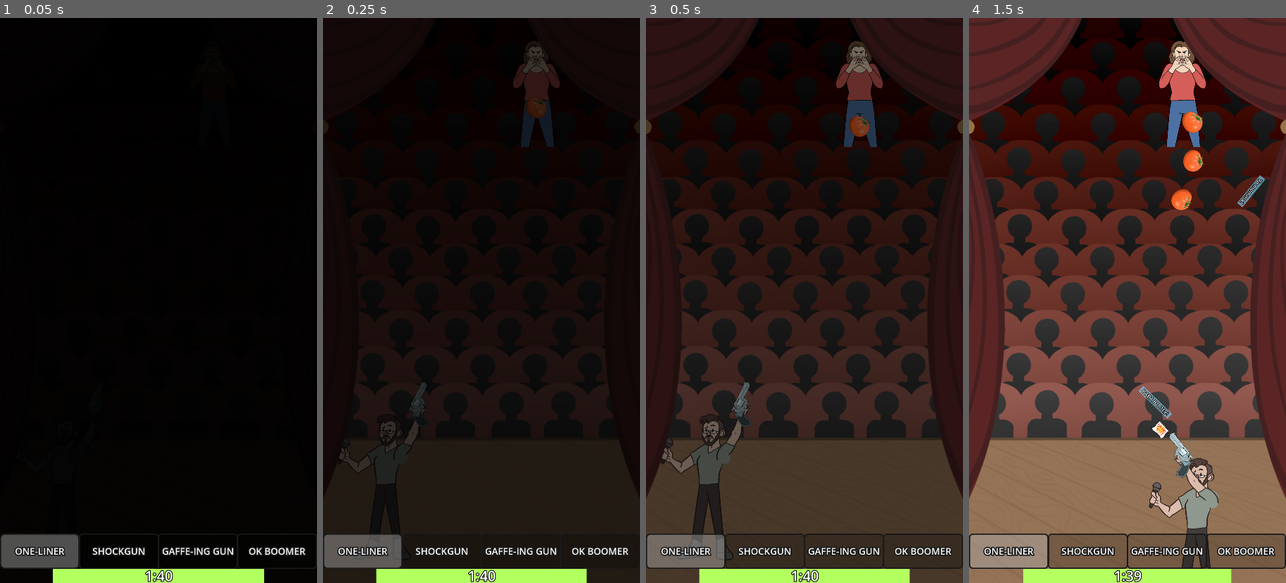
Above: before the commit, frames 1-4 (left to right).
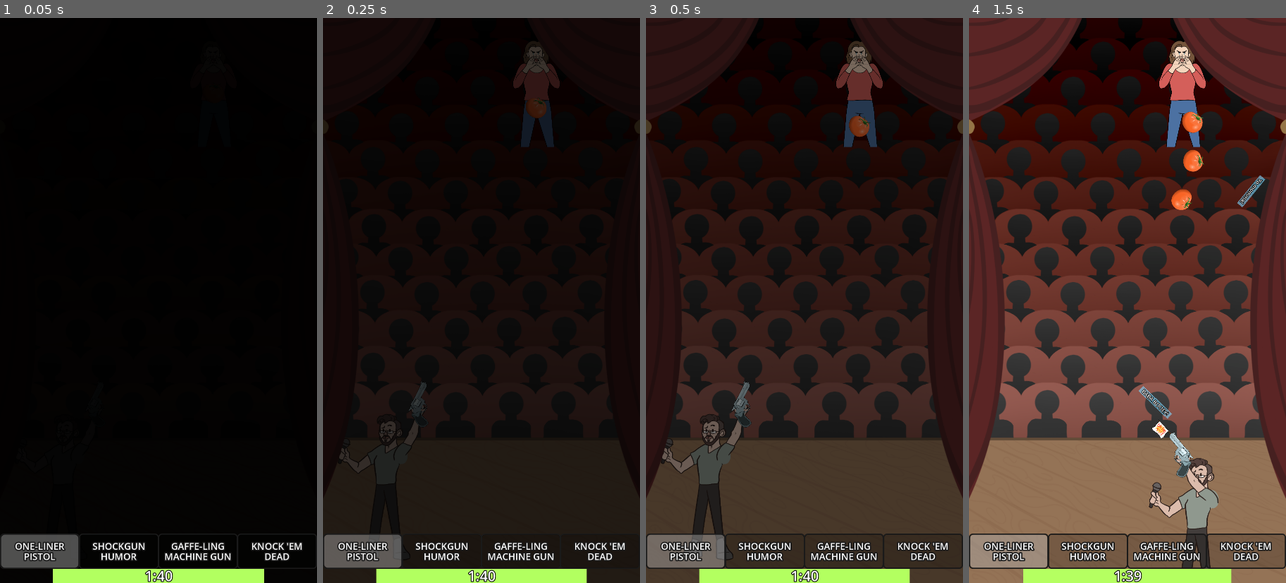
Above: after the commit, the same moments.

Repository: danmiltenberger/GlobalGameJam
Game: Godot game, scene res://LevelControl/root.tscn
Two runs of this game, one before a commit and one after it. Both use one fixed random seed, a clock stepped at 60 frames per second and the inputs below.
Inputs (mouse positions are in pixels of both pictures, inside the frame that each line leads up to):
- Up to frame 1 (0.05 s): no input
- Up to frame 2 (0.25 s): no input
- Up to frame 3 (0.5 s): no input
- Up to frame 4 (1.5 s): move the mouse to (1197, 272) at 0.52 s; press the mouse at (1197, 272) at 0.53 s; hold Right (ui_right) 0.53-1.28 s; move the mouse to (1064, 328) at 1.27 s; release the mouse at (1064, 328) at 1.28 s; hold Down (ui_down) from 1.28 s (still down); click (1064, 328) at 1.35 s

The runs differ from the first frame. In frame 1, 1.4% of the frame differs, in the area x 4-97%, y 92-97%; in frame 2, 1.3%; in frame 3, 1.6%; in frame 4, 1.9%.

Commit message:
shockgun audios

Diff:
--- a/LevelControl/level.tscn
+++ b/LevelControl/level.tscn
@@ -17,6 +17,7 @@
 colors = PackedColorArray(0.325722, 1, 0.970212, 1, 0.527353, 1, 0.342164, 1, 0.990833, 1, 0.45, 1, 1, 0.340159, 0.167886, 1, 1, 0.115274, 0.385968, 1)
 
 [sub_resource type="LabelSettings" id="LabelSettings_21hql"]
+line_spacing = -10.0
 font_size = 32
 outline_size = 16
 outline_color = Color(0.101961, 0.101961, 0.101961, 1)
@@ -84,7 +85,8 @@
 
 [node name="Label" type="Label" parent="GameInterface/GunSelectors/GunPanel"]
 layout_mode = 2
-text = "ONE-LINER"
+text = "ONE-LINER
+PISTOL"
 label_settings = SubResource("LabelSettings_21hql")
 horizontal_alignment = 1
 
@@ -94,7 +96,8 @@
 
 [node name="Label2" type="Label" parent="GameInterface/GunSelectors/GunPanel2"]
 layout_mode = 2
-text = "SHOCKGUN"
+text = "SHOCKGUN
+HUMOR"
 label_settings = SubResource("LabelSettings_21hql")
 horizontal_alignment = 1
 
@@ -104,7 +107,8 @@
 
 [node name="Label3" type="Label" parent="GameInterface/GunSelectors/GunPanel3"]
 layout_mode = 2
-text = "GAFFE-ING GUN"
+text = "GAFFE-LING
+MACHINE GUN"
 label_settings = SubResource("LabelSettings_21hql")
 horizontal_alignment = 1
 
@@ -114,6 +118,7 @@
 
 [node name="Label4" type="Label" parent="GameInterface/GunSelectors/GunPanel4"]
 layout_mode = 2
-text = "OK BOOMER"
+text = "KNOCK 'EM
+DEAD"
 label_settings = SubResource("LabelSettings_21hql")
 horizontal_alignment = 1
--- /dev/null
+++ b/Lines/SHOCK_exit_stage_left.tres
@@ -0,0 +1,9 @@
+[gd_resource type="Resource" script_class="Line" load_steps=3 format=3 uid="uid://bai85pyw6rv2m"]
+
+[ext_resource type="AudioStream" uid="uid://dqb6xn7fci6ie" path="res://Audio/Jokes/Shotgun Samples/exit, stage left!.mp3" id="1_frky2"]
+[ext_resource type="Script" path="res://Lines/LineResource.gd" id="2_xsgmc"]
+
+[resource]
+script = ExtResource("2_xsgmc")
+text = "EXIT STAGE"
+audio = ExtResource("1_frky2")
--- /dev/null
+++ b/Lines/SHOCK_git_r_done.tres
@@ -0,0 +1,9 @@
+[gd_resource type="Resource" script_class="Line" load_steps=3 format=3 uid="uid://6l7yygmj8nh8"]
+
+[ext_resource type="AudioStream" uid="uid://qumoa4cmesmf" path="res://Audio/Jokes/Shotgun Samples/git r done!.mp3" id="1_jjxef"]
+[ext_resource type="Script" path="res://Lines/LineResource.gd" id="2_pa3r3"]
+
+[resource]
+script = ExtResource("2_pa3r3")
+text = "GIT 'R DONE"
+audio = ExtResource("1_jjxef")
--- /dev/null
+++ b/Lines/SHOCK_heavens_to_murgatroid.tres
@@ -0,0 +1,9 @@
+[gd_resource type="Resource" script_class="Line" load_steps=3 format=3 uid="uid://dpdcyiuvolfib"]
+
+[ext_resource type="AudioStream" uid="uid://kj2ja0l5vlpf" path="res://Audio/Jokes/Single Fire Samples/Your Momma!.mp3" id="1_el8ce"]
+[ext_resource type="Script" path="res://Lines/LineResource.gd" id="2_rl0h5"]
+
+[resource]
+script = ExtResource("2_rl0h5")
+text = "MURGATROID"
+audio = ExtResource("1_el8ce")
--- /dev/null
+++ b/Lines/SHOCK_no_soup_for_you.tres
@@ -0,0 +1,9 @@
+[gd_resource type="Resource" script_class="Line" load_steps=3 format=3 uid="uid://7pq3whroeryg"]
+
+[ext_resource type="AudioStream" uid="uid://baq0nmu54kkhr" path="res://Audio/Jokes/Shotgun Samples/no soup for you!.mp3" id="1_ohb7m"]
+[ext_resource type="Script" path="res://Lines/LineResource.gd" id="2_eiwin"]
+
+[resource]
+script = ExtResource("2_eiwin")
+text = "NO SOUP"
+audio = ExtResource("1_ohb7m")
--- /dev/null
+++ b/Lines/SHOCK_ok_boomer.tres
@@ -0,0 +1,9 @@
+[gd_resource type="Resource" script_class="Line" load_steps=3 format=3 uid="uid://df5xj5071ti5b"]
+
+[ext_resource type="AudioStream" uid="uid://ovxi8sibajjf" path="res://Audio/Jokes/Shotgun Samples/OK Boomer!.mp3" id="1_2g3tm"]
+[ext_resource type="Script" path="res://Lines/LineResource.gd" id="2_yi7xq"]
+
+[resource]
+script = ExtResource("2_yi7xq")
+text = "OK BOOMER"
+audio = ExtResource("1_2g3tm")
--- /dev/null
+++ b/Lines/SHOCK_redneck.tres
@@ -0,0 +1,9 @@
+[gd_resource type="Resource" script_class="Line" load_steps=3 format=3 uid="uid://beqgatkemsdfj"]
+
+[ext_resource type="AudioStream" uid="uid://iiswir3aty4n" path="res://Audio/Jokes/Shotgun Samples/you might be a redneck.mp3" id="1_8u2iv"]
+[ext_resource type="Script" path="res://Lines/LineResource.gd" id="2_2xdgs"]
+
+[resource]
+script = ExtResource("2_2xdgs")
+text = "REDNECK"
+audio = ExtResource("1_8u2iv")
--- /dev/null
+++ b/Lines/SHOCK_yaas_queen.tres
@@ -0,0 +1,9 @@
+[gd_resource type="Resource" script_class="Line" load_steps=3 format=3 uid="uid://ct5wsgtigsjve"]
+
+[ext_resource type="AudioStream" uid="uid://da687fy6hfewq" path="res://Audio/Jokes/Shotgun Samples/YAAAAAS QUEEEN.mp3" id="1_06dlf"]
+[ext_resource type="Script" path="res://Lines/LineResource.gd" id="2_56phg"]
+
+[resource]
+script = ExtResource("2_56phg")
+text = "YAAS QUEEN"
+audio = ExtResource("1_06dlf")
--- a/Weapons/gun_2.gd
+++ b/Weapons/gun_2.gd
@@ -66,7 +66,8 @@
 		bullet.global_position = marker.global_position
 		bullet.rotation = global_rotation + PI + deg_to_rad(degs)
 		bullet.get_node("Mover").speed = bullet_speed
-		bullet.get_node("LabelResizer").set_text(line.text)
+		var text_to_use := line.text if randf() < 0.5 else "#$@%*!@&!*"
+		bullet.get_node("LabelResizer").set_text(text_to_use)
 		Globals.play_sound_once(line.audio)
 
 		var auto_free_timer := Timer.new()
--- a/Weapons/gun_2.tscn
+++ b/Weapons/gun_2.tscn
@@ -1,20 +1,25 @@
-[gd_scene load_steps=8 format=3 uid="uid://bl4pfjln2i4ur"]
+[gd_scene load_steps=13 format=3 uid="uid://bl4pfjln2i4ur"]
 
 [ext_resource type="Script" path="res://Weapons/gun_2.gd" id="1_amwm8"]
 [ext_resource type="PackedScene" uid="uid://csxxkojlf6t8k" path="res://Weapons/bullet_2.tscn" id="2_dch8w"]
 [ext_resource type="Texture2D" uid="uid://bqd180kpqj1eq" path="res://Graphics/Shotgun.png" id="2_lh22r"]
-[ext_resource type="Resource" uid="uid://d38yfy77p6164" path="res://Lines/test.tres" id="3_eypct"]
-[ext_resource type="Resource" uid="uid://bti1vxmcl0j2j" path="res://Lines/test2.tres" id="4_ckn4b"]
+[ext_resource type="Resource" uid="uid://bai85pyw6rv2m" path="res://Lines/SHOCK_exit_stage_left.tres" id="3_w7gts"]
+[ext_resource type="Resource" uid="uid://6l7yygmj8nh8" path="res://Lines/SHOCK_git_r_done.tres" id="4_llbxw"]
+[ext_resource type="Resource" uid="uid://dpdcyiuvolfib" path="res://Lines/SHOCK_heavens_to_murgatroid.tres" id="5_3glxo"]
 [ext_resource type="Texture2D" uid="uid://bokthx3wvhs7q" path="res://Graphics/Gun_Badum_Flipped.png" id="5_o83x8"]
+[ext_resource type="Resource" uid="uid://7pq3whroeryg" path="res://Lines/SHOCK_no_soup_for_you.tres" id="6_6djbm"]
 [ext_resource type="Texture2D" uid="uid://cbsmdr8o22exl" path="res://Graphics/Gun_Badum.png" id="6_yfu2c"]
+[ext_resource type="Resource" uid="uid://df5xj5071ti5b" path="res://Lines/SHOCK_ok_boomer.tres" id="7_bie44"]
+[ext_resource type="Resource" uid="uid://beqgatkemsdfj" path="res://Lines/SHOCK_redneck.tres" id="8_uun4m"]
+[ext_resource type="Resource" uid="uid://ct5wsgtigsjve" path="res://Lines/SHOCK_yaas_queen.tres" id="9_m14pq"]
 
 [node name="Gun2" type="Node2D"]
 script = ExtResource("1_amwm8")
 bullet_scn = ExtResource("2_dch8w")
-cooldown_base_sec = 0.5
-bullet_speed = 600.0
-lifetime_sec = 0.4
-lines = Array[Resource("res://Lines/LineResource.gd")]([ExtResource("3_eypct"), ExtResource("4_ckn4b")])
+cooldown_base_sec = 2.0
+bullet_speed = 450.0
+lifetime_sec = 0.8
+lines = Array[Resource]([ExtResource("3_w7gts"), ExtResource("4_llbxw"), ExtResource("5_3glxo"), ExtResource("6_6djbm"), ExtResource("7_bie44"), ExtResource("8_uun4m"), ExtResource("9_m14pq")])
 
 [node name="Right" type="Node2D" parent="."]
 
Not shown, removed: .DS_Store
Not shown, changed: .gitignore
Not shown, removed: Audio/.DS_Store
Not shown, removed: Audio/Jokes/.DS_Store
